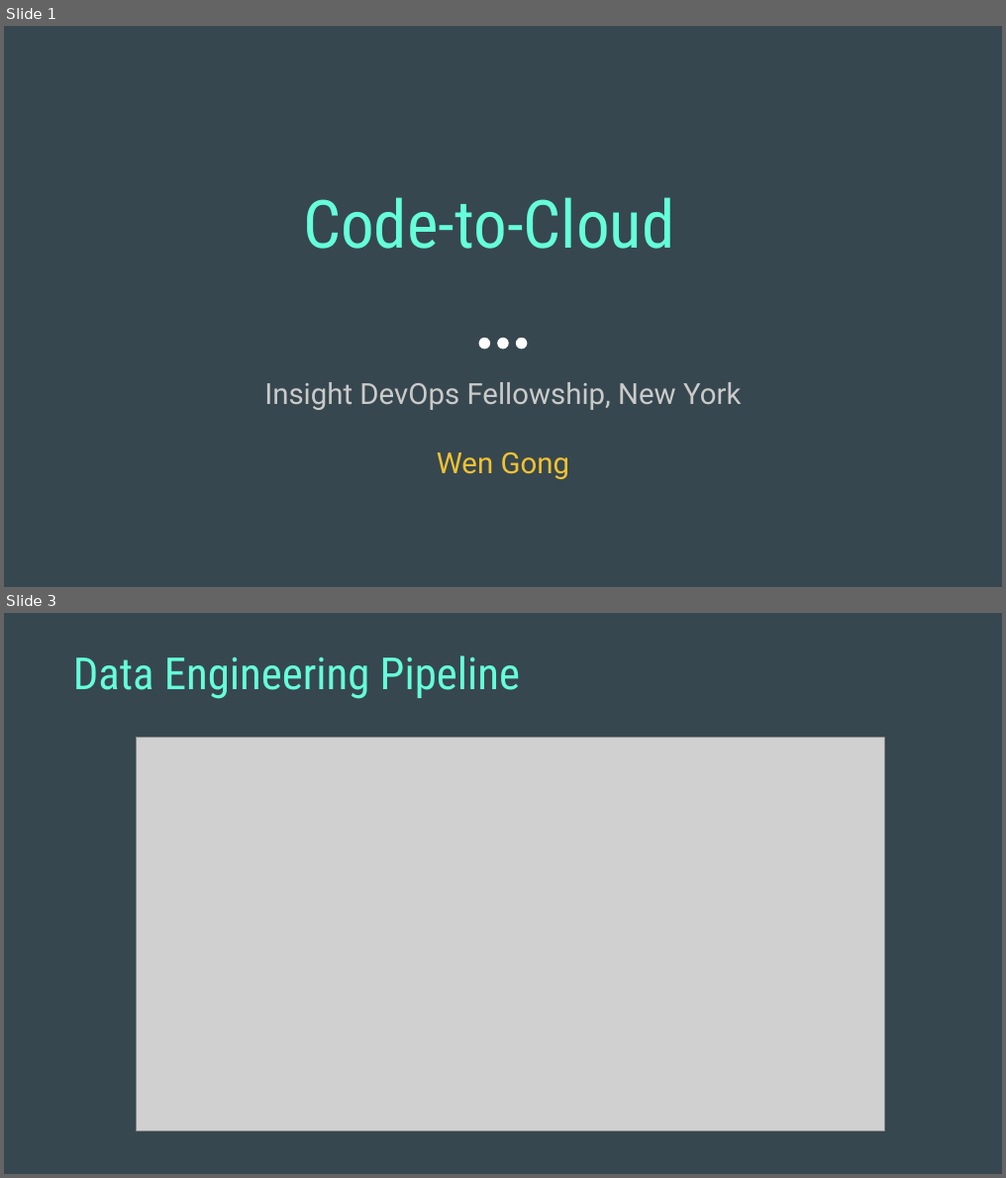
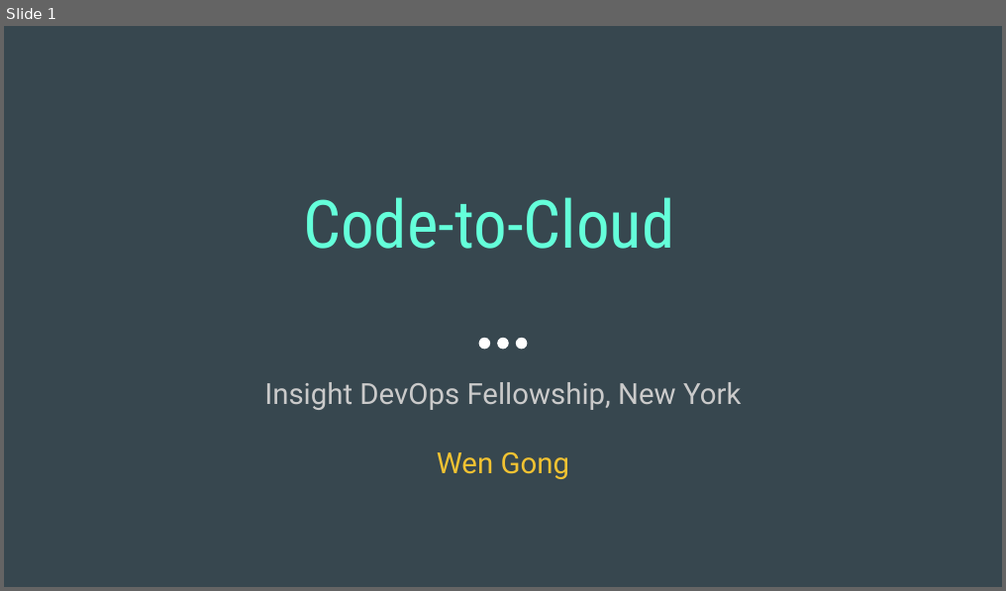
Before and after one commit to wgong/code2cloud, a slide deck: docs/code2cloud.pptx. Shown one above the other, each under a label of ours: slides 1 and 3 before the commit, slide 1 after it; the slides between them are not shown. The pictures are 1006x1178 and 1006x591 pixels, drawn with LibreOffice and Linux fonts; fonts in the diff are those of the drawing; grey boxes stand for pictures. Boxes give left, top, right and bottom in pixels: in the first picture for what was removed or moved away, otherwise in the second. Text is boxed around its words. In the diff, an @@ line names an element or a change of style, - is before the commit and + after.

```diff
--- a/docs/code2cloud.pptx
+++ b/docs/code2cloud.pptx
@@ slide 3 removed at bbox=[4, 613, 1002, 1174], background #37474F @@
@@ title removed at bbox=[73, 656, 520, 699] @@
-Data Engineering Pipeline
@@ picture removed at bbox=[136, 738, 884, 1132] @@
```
Also in this commit, not shown: 2 slides changed, 6 slides added, 6 other slides removed, 1 other file.
